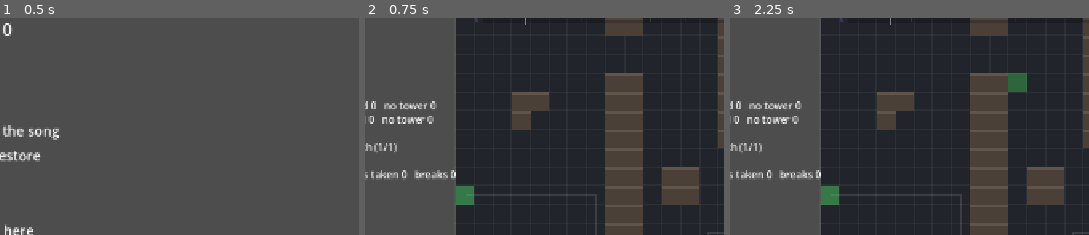
Above: before the commit, frames 1-3 (left to right).
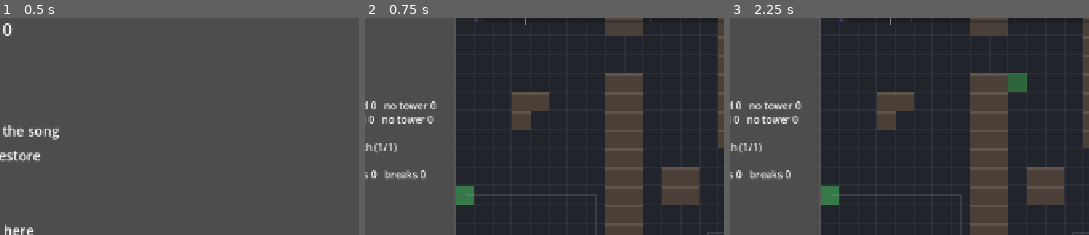
Above: after the commit, the same moments.

Repository: jaredmichaelbench/Goobr-td
Game: Godot game, scene res://menu.tscn
Same seed, same stepped clock (60 frames per second), same inputs: the game is played once before the commit and once after it.
Inputs (mouse positions are % of the whole screen's width and height, from its top left):
- Up to frame 1 (0.5 s): no input
- Up to frame 2 (0.75 s): tap Enter at 0.5 s; move the mouse to (79, 45) at 0.52 s; hold W from 0.53 s (still down); tap 5 at 0.6 s; click (79, 45) at 0.67 s
- Up to frame 3 (2.25 s): tap Space at 0.77, 1.25, 1.52 s; move the mouse to (32, 55) at 1.27 s; release W at 1.28 s; tap 5 at 1.35 s; tap Enter at 2 s; move the mouse to (66, 27) at 2.02 s; hold W from 2.03 s (still down); tap Q at 2.1 s
The pictures show only the part of the screen within x 26-76%, y 11-61%; the shares and areas given below are measured in that part.

Frame 1 is identical in both runs. In frame 2, 0.6% of the frame differs, in the area x 2-26%, y 70-75%; in frame 3, 0.6%.

Commit message:
M5: Crescendo timer on its own HUD line
Co-Authored-By: Claude Fable 5.1 <noreply@anthropic.com>
Claude-Session: https://claude.ai/code/session_01L92Fzbf8i6vmMnAej33eyX

Diff:
--- a/game/scripts/m5_boss.gd
+++ b/game/scripts/m5_boss.gd
@@ -356,7 +356,9 @@
 
 func status_lines() -> Array[String]:
 	var lines := super.status_lines()
-	lines.append("Boss bolts %d   parries %d (perfect %d)   hits taken %d   breaks %d%s" % [m5_stats["bolts"], m5_stats["parries"], m5_stats["perfect"], m5_stats["hits"], m5_stats["breaks"], "   CRESCENDO %.1f" % crescendo if crescendo > 0.0 else ""])
+	lines.append("Boss bolts %d   parries %d (perfect %d)   hits %d   breaks %d" % [m5_stats["bolts"], m5_stats["parries"], m5_stats["perfect"], m5_stats["hits"], m5_stats["breaks"]])
+	if crescendo > 0.0:
+		lines.append("CRESCENDO  %.1f s" % crescendo)
 	return lines
 
 
